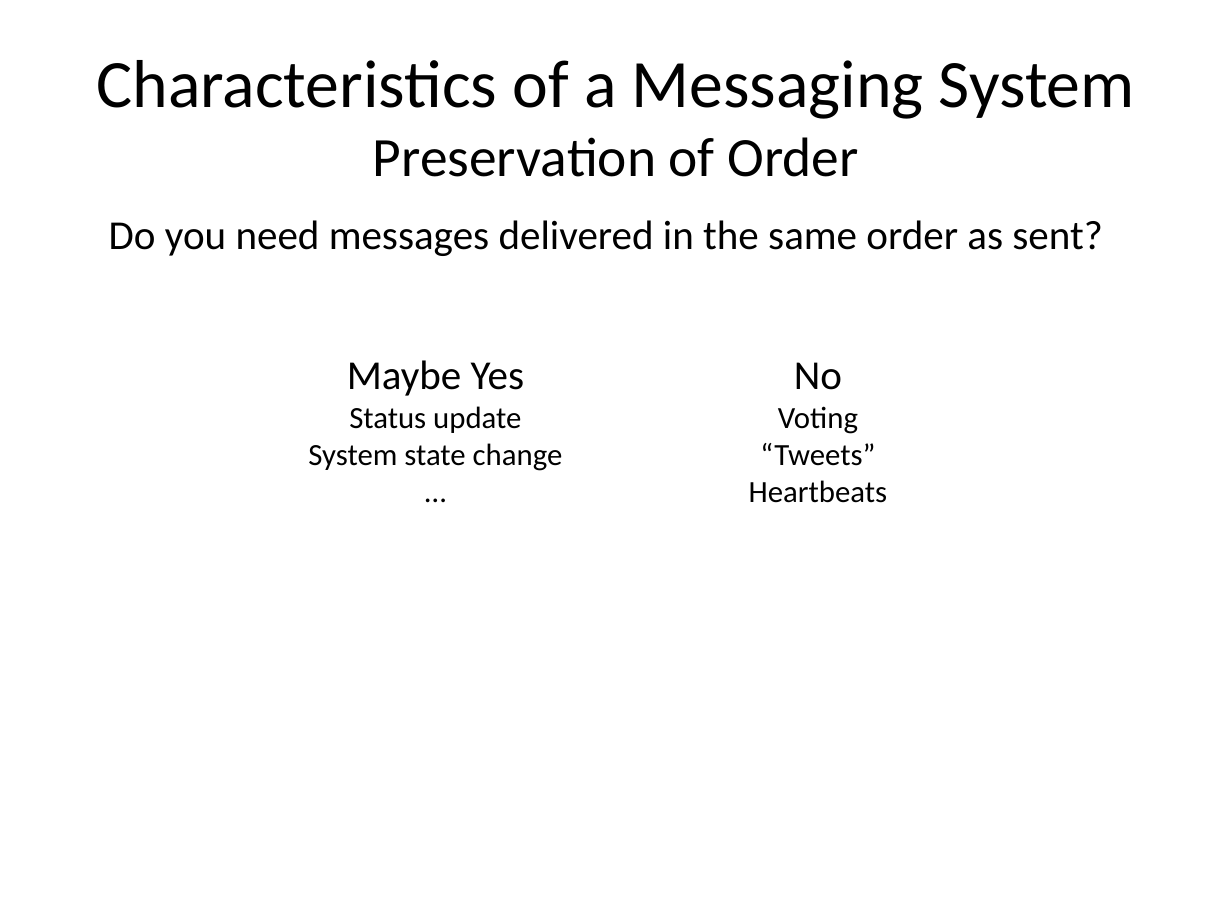
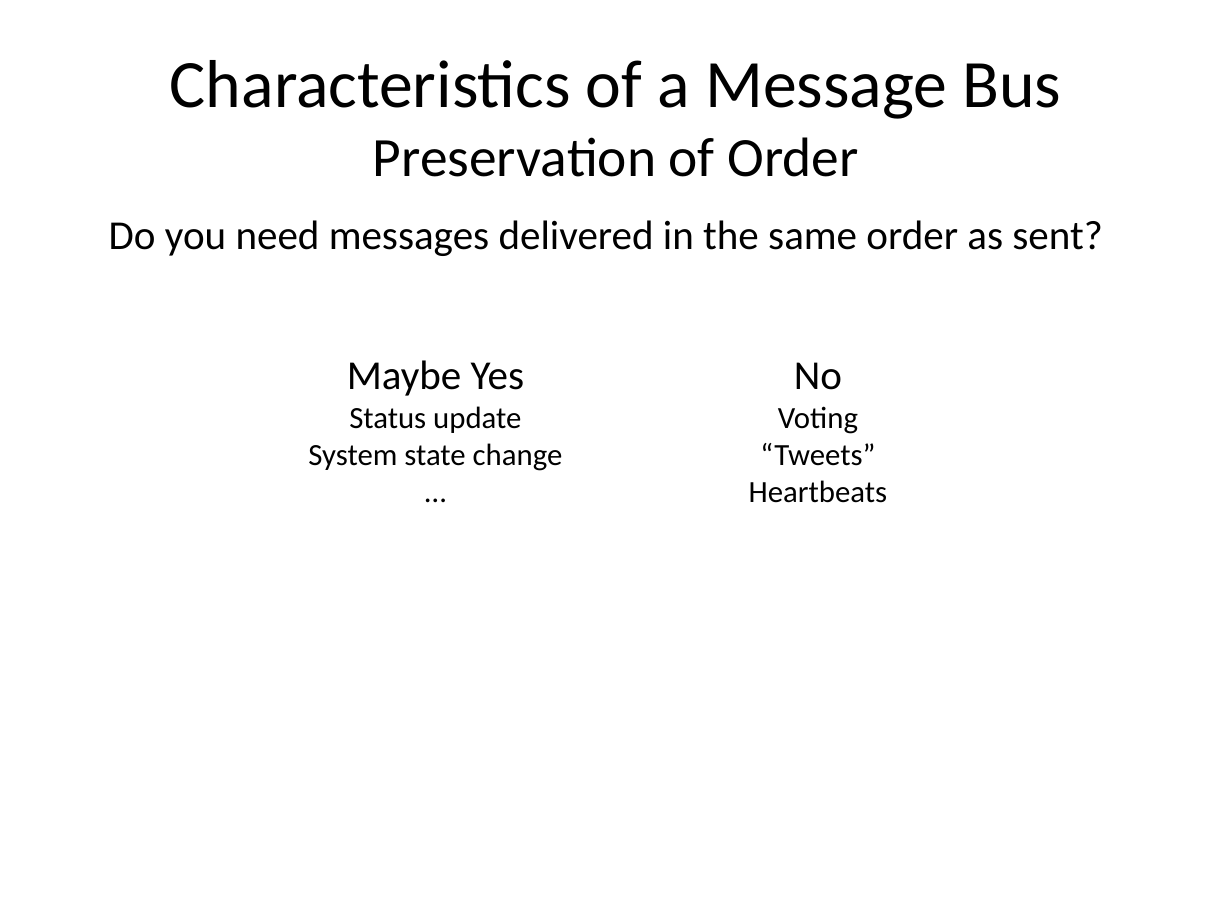
Before and after one commit to meadoch1/practical_messaging, a slide deck: slide 15 of Practical Messaging.pptx (slide 12 before the commit). Drawn at 1232x924 pixels with LibreOffice and Linux fonts; fonts in the diff are those of the drawing. Boxes give left, top, right and bottom in pixels: in the first picture for what was removed or moved away, otherwise in the second. Text is boxed around its words. In the diff, an @@ line names an element or a change of style, - is before the commit and + after.

```diff
--- a/Practical Messaging.pptx
+++ b/Practical Messaging.pptx
@@ title at (x1=170, y1=60, x2=1062, y2=177): text changed @@
-Characteristics of a Messaging System Preservation of Order
+Characteristics of a Message Bus Preservation of Order
```
Also in this commit, not shown: 23 other slides changed, 7 slides added, 1 other file.
